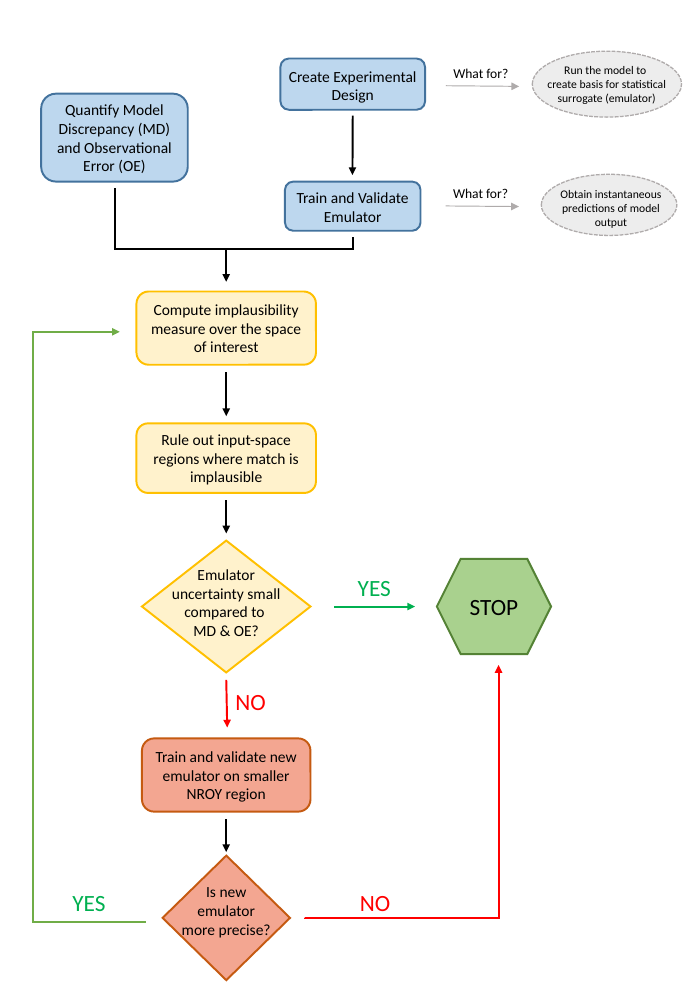
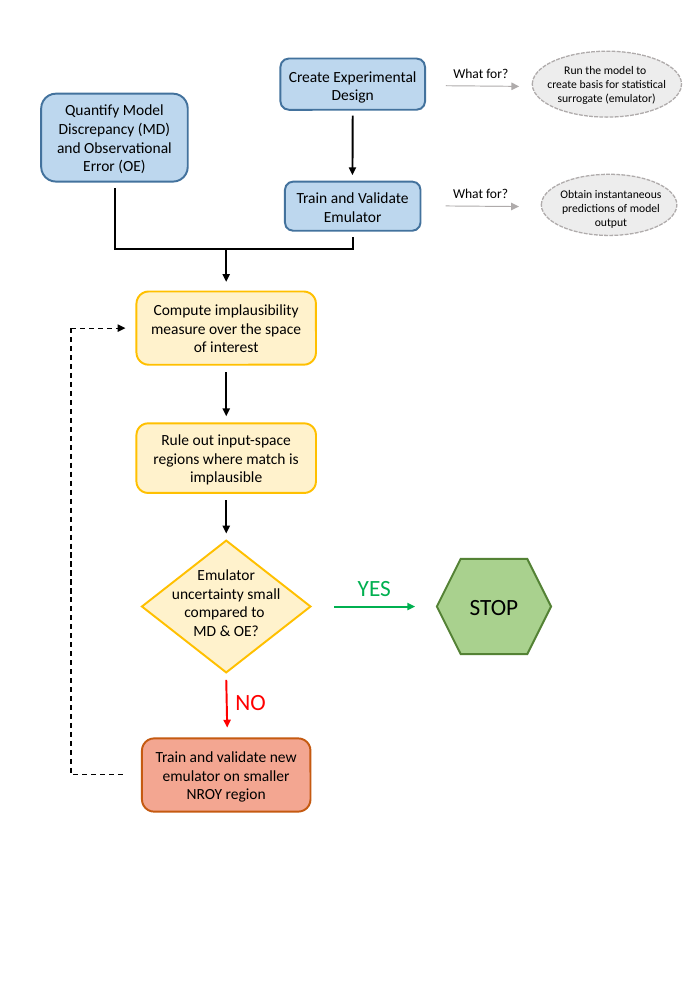
Before and after one commit to dario-domi/Energy-Consumption-in-Building, a slide deck: slide 1 of Documents/FlowChart.pptx. Drawn at 698x1008 pixels with LibreOffice and Linux fonts; fonts in the diff are those of the drawing. Boxes give left, top, right and bottom in pixels: in the first picture for what was removed or moved away, otherwise in the second. Text is boxed around its words. In the diff, an @@ line names an element or a change of style, - is before the commit and + after.

```diff
--- a/Documents/FlowChart.pptx
+++ b/Documents/FlowChart.pptx
@@ elbow arrow moved from (146, 921) - (120, 332) to (71, 329) - (126, 775) @@
@@ elbow arrow (71, 329) - (126, 775): elbow arrow to elbow line; stroke #70AD47 1.5 pt to #000000 1 pt dashed @@
@@ arrow added from (71, 329) to (126, 329), #000000 1 pt dashed @@
@@ elbow arrow removed from (305, 919) to (499, 665) @@
@@ arrow removed from (226, 819) to (226, 852) @@
@@ diamond removed at [163,856,290,981] @@
@@ text removed at [72,896,105,911] @@
-YES
@@ text removed at [182,887,271,939] @@
-Is new emulator more precise?
@@ text removed at [360,896,390,918] @@
-NO
```
Also in this commit, not shown: 11 other files.
